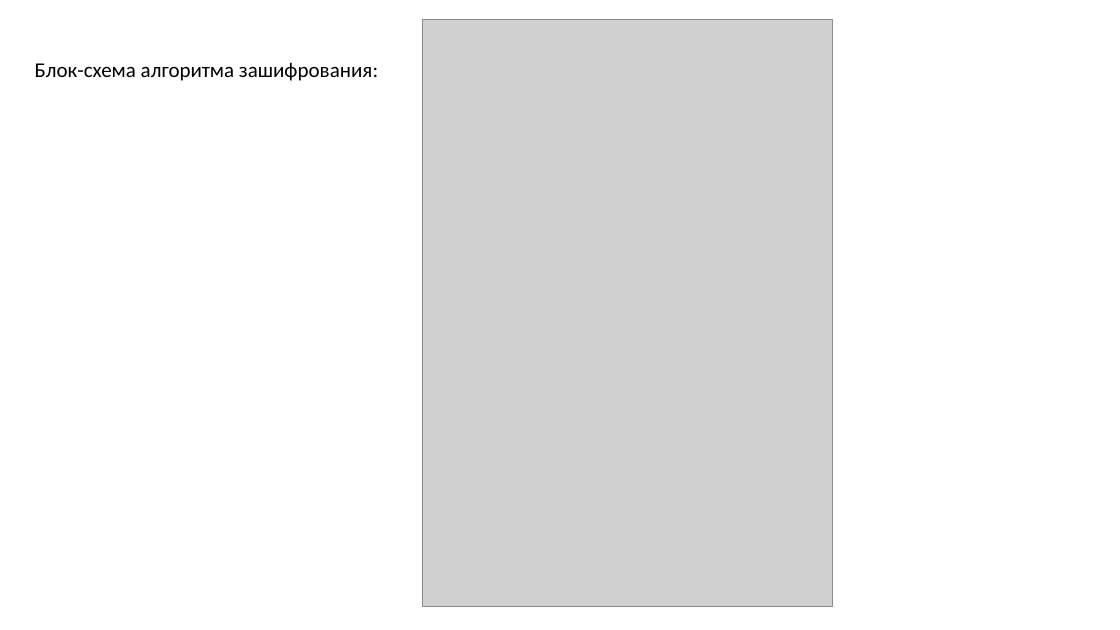
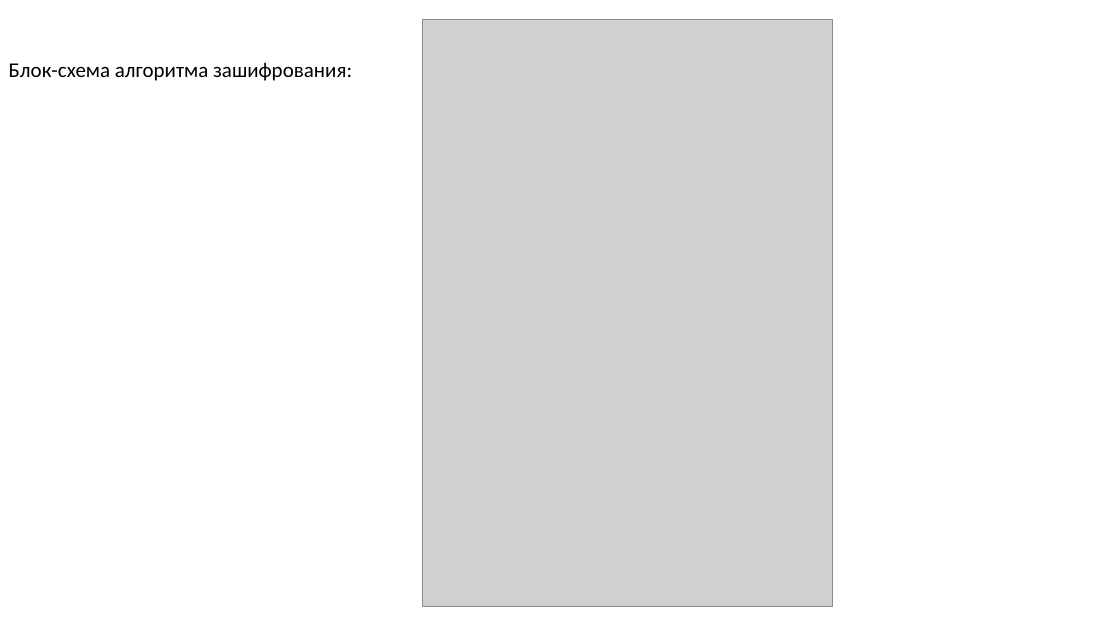
Before and after one commit to Danila-gi/Criptography, a slide deck: slide 12 of lab2/3342ИвановДМЛАБ2.pptx. Drawn at 1120x630 pixels with LibreOffice and Linux fonts; fonts in the diff are those of the drawing; grey boxes stand for pictures. Boxes give left, top, right and bottom in pixels: in the first picture for what was removed or moved away, otherwise in the second. Text is boxed around its words. In the diff, an @@ line names an element or a change of style, - is before the commit and + after.

```diff
--- a/lab2/3342ИвановДМЛАБ2.pptx
+++ b/lab2/3342ИвановДМЛАБ2.pptx
@@ text "Блок-схема алгоритма зашифрования:": place and size @@
-text "Блок-схема алгоритма зашифрования:" at box(35, 62, 378, 81)
+text "Блок-схема алгоритма зашифрования:" at box(9, 62, 352, 81)
```
Also in this commit, not shown: 26 other slides changed, 4 slides added, 4 other files.
